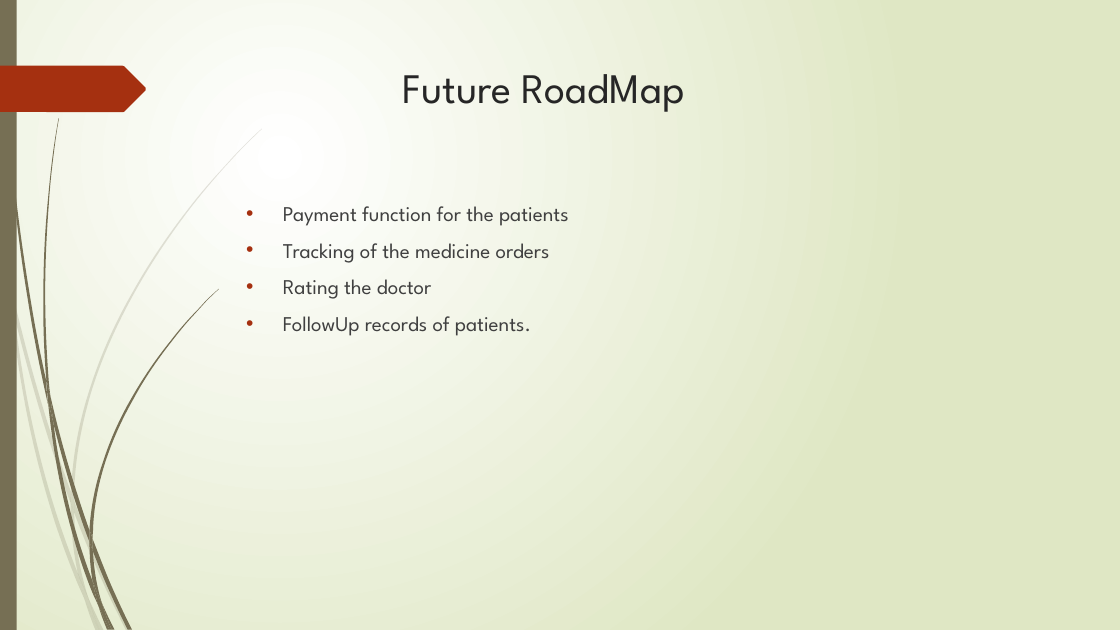
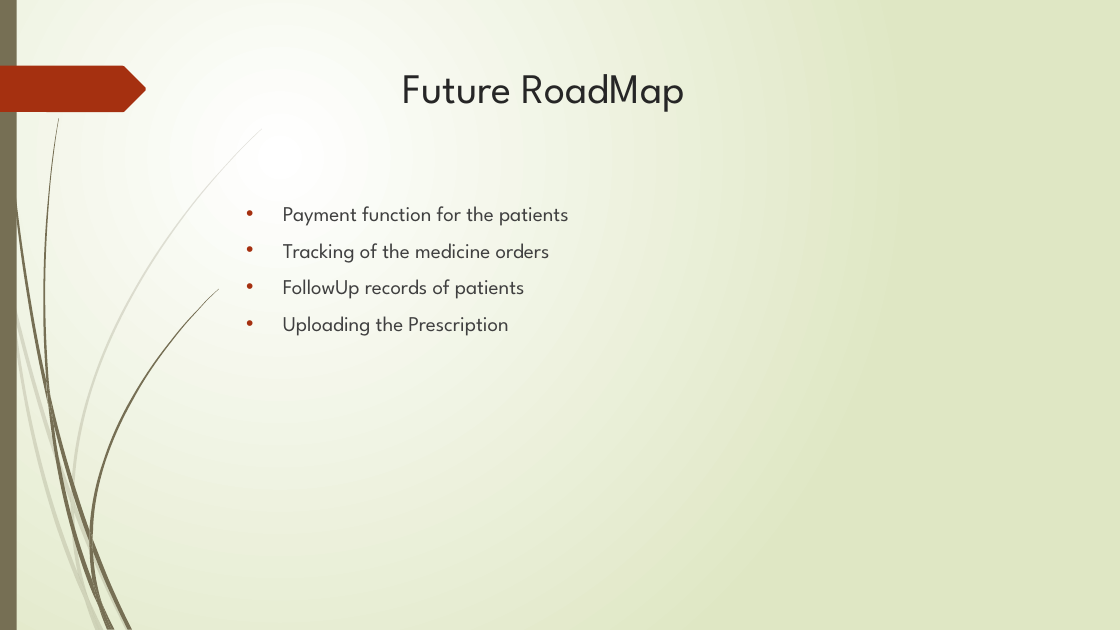
Before and after one commit to Alok0587/QURE, a slide deck: slide 13 of presentation/QURE PPT.pptx (slide 11 before the commit). Drawn at 1120x630 pixels with LibreOffice and Linux fonts; fonts in the diff are those of the drawing. Boxes give left, top, right and bottom in pixels: in the first picture for what was removed or moved away, otherwise in the second. Text is boxed around its words. In the diff, an @@ line names an element or a change of style, - is before the commit and + after.

```diff
--- a/presentation/QURE PPT.pptx
+++ b/presentation/QURE PPT.pptx
@@ text at (283, 279, 525, 336): text changed @@
-• Rating the doctor
-• FollowUp records of patients.
+• FollowUp records of patients
+• Uploading the Prescription
```
Also in this commit, not shown: 4 other slides changed, 2 slides added.
